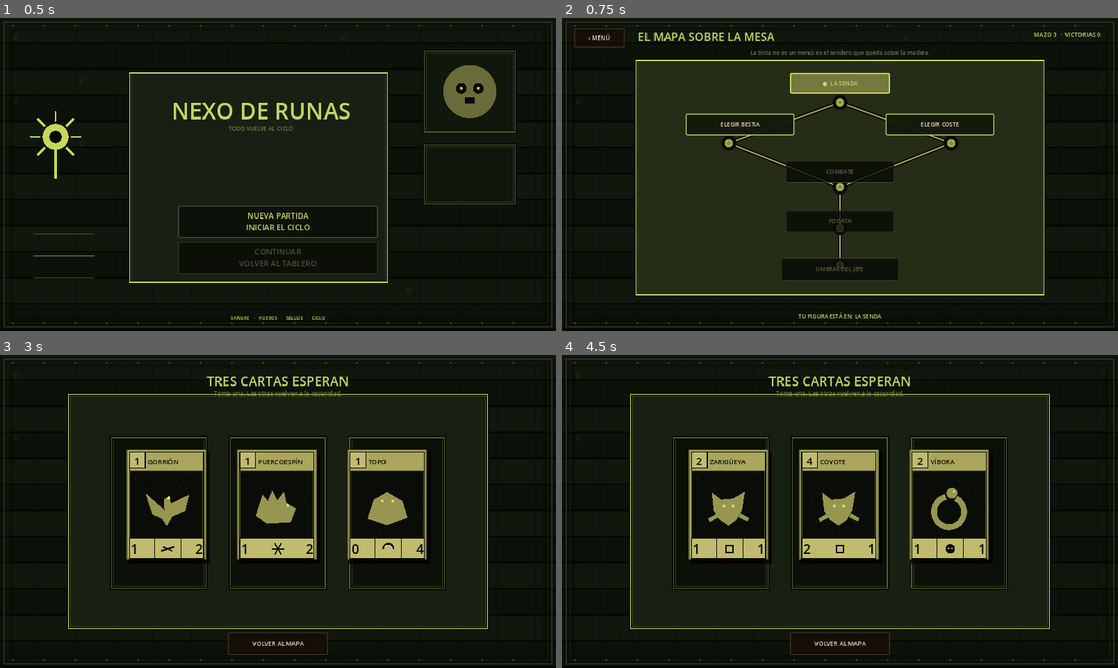
Above: before the commit, frames 1-4 (two rows, left to right).
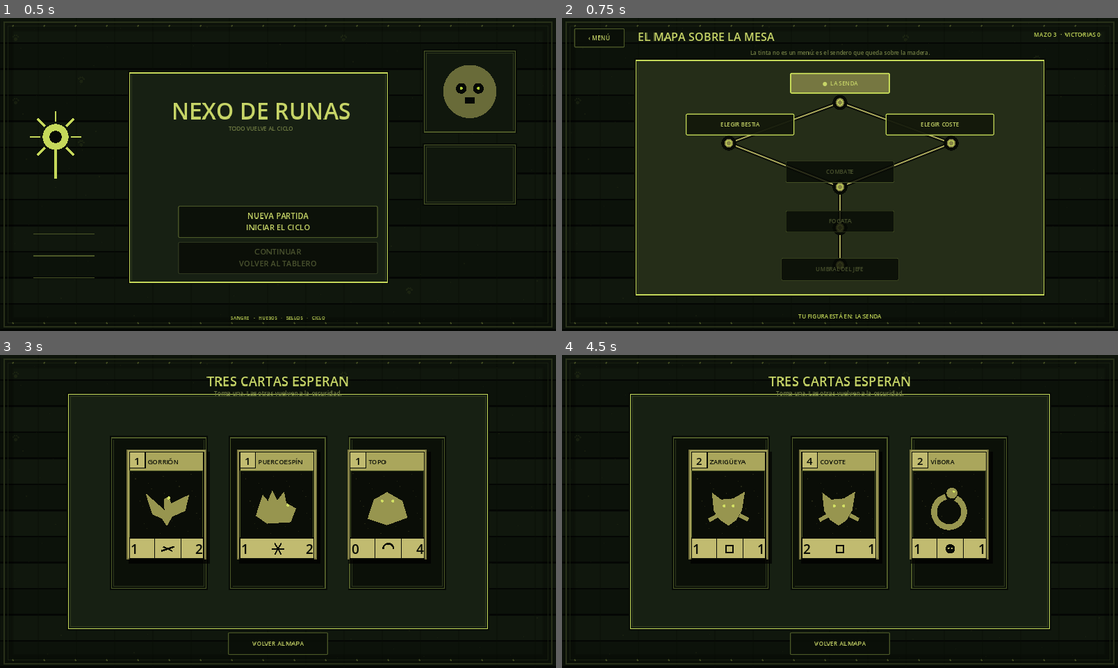
Above: after the commit, the same moments.

Repository: LoloscarPrr/Nexo-de-runas-v2
Game: Godot game, scene res://scenes/main.tscn
Two runs of this game, one before a commit and one after it. Both use one fixed random seed, a clock stepped at 60 frames per second and the inputs below.
Inputs:
- Up to frame 1 (0.5 s): no input
- Up to frame 2 (0.75 s): click "NUEVA PARTIDA INICIAR EL CICLO" at 0.5 s
- Up to frame 3 (3 s): click "‹ MENÚ" at 1.25 s; click "NUEVA PARTIDA INICIAR EL CICLO" at 2 s; click "ELEGIR BESTIA" at 2.75 s
- Up to frame 4 (4.5 s): click "VOLVER AL MAPA" at 3.5 s; click "ELEGIR COSTE" at 4.25 s

Frame 1 is identical in both runs. In frame 2, 0.2% of the frame differs, in the area x 2-72%, y 3-81%; in frame 3, 0.2%; in frame 4, 0.2%.

Commit message:
Unify launcher rewards and defeat with mockup palette

Diff:
--- a/scripts/ui/mockup_campaign_view.gd
+++ b/scripts/ui/mockup_campaign_view.gd
@@ -7,14 +7,14 @@
 const MockCardScript = preload("res://scripts/ui/battle_card.gd")
 const MockCatalogScript = preload("res://scripts/domain/card_catalog.gd")
 
-const M_INK := Color8(234, 220, 181)
-const M_MUTED := Color8(150, 132, 98)
-const M_AMBER := Color8(188, 126, 57)
-const M_BLOOD := Color8(132, 40, 33)
-const M_EDGE := Color8(75, 52, 29)
-const M_WOOD := Color8(42, 28, 17)
-const M_DANGER := Color8(151, 55, 45)
-const M_SUCCESS := Color8(118, 133, 80)
+const M_INK := Color8(199, 213, 103)
+const M_MUTED := Color8(113, 125, 67)
+const M_AMBER := Color8(198, 218, 88)
+const M_BLOOD := Color8(121, 43, 34)
+const M_EDGE := Color8(76, 89, 40)
+const M_WOOD := Color8(18, 25, 13)
+const M_DANGER := Color8(158, 69, 48)
+const M_SUCCESS := Color8(168, 187, 83)
 
 func open_launcher() -> void:
 	_clear_screen()
@@ -23,8 +23,8 @@
 	var vw := maxf(viewport_size.x, 1280.0)
 	var vh := maxf(viewport_size.y, 720.0)
 
-	_place(_label("LA CABAÑA", 40, M_INK, HORIZONTAL_ALIGNMENT_CENTER), Rect2(vw * 0.28, vh * 0.23, vw * 0.40, 58))
-	_place(_label("La mesa sigue donde la dejaste.", 14, M_MUTED, HORIZONTAL_ALIGNMENT_CENTER), Rect2(vw * 0.31, vh * 0.32, vw * 0.34, 30))
+	_place(_label("NEXO DE RUNAS", 40, M_INK, HORIZONTAL_ALIGNMENT_CENTER), Rect2(vw * 0.28, vh * 0.23, vw * 0.40, 58))
+	_place(_label("TODO VUELVE AL CICLO.", 14, M_MUTED, HORIZONTAL_ALIGNMENT_CENTER), Rect2(vw * 0.31, vh * 0.32, vw * 0.34, 30))
 
 	var button_w := minf(440.0, vw * 0.36)
 	var x := vw * 0.5 - button_w * 0.5
@@ -37,7 +37,7 @@
 	continue_button.pressed.connect(_continue_run)
 	_place(continue_button, Rect2(x, vh * 0.70, button_w, 62))
 
-	var leave := _small_button("ABANDONAR LA CABAÑA", int(button_w))
+	var leave := _small_button("SALIR DEL CICLO", int(button_w))
 	leave.pressed.connect(_exit_to_menu)
 	_place(leave, Rect2(x, vh * 0.81, button_w, 52))
 
@@ -97,11 +97,11 @@
 	button.focus_mode = Control.FOCUS_NONE
 	button.add_theme_font_size_override("font_size", 14)
 	button.add_theme_color_override("font_color", M_INK)
-	button.add_theme_color_override("font_hover_color", Color8(247, 229, 184))
+	button.add_theme_color_override("font_hover_color", Color8(222, 232, 125))
 	button.add_theme_color_override("font_pressed_color", Color8(247, 229, 184))
-	button.add_theme_color_override("font_disabled_color", Color8(101, 88, 67))
-	button.add_theme_stylebox_override("normal", _panel_style(Color(0.085, 0.057, 0.035, 0.88), M_EDGE, 2, 2))
-	button.add_theme_stylebox_override("hover", _panel_style(Color(0.16, 0.105, 0.055, 0.94), M_AMBER, 2, 2))
-	button.add_theme_stylebox_override("pressed", _panel_style(Color(0.20, 0.075, 0.052, 0.96), M_BLOOD, 3, 2))
-	button.add_theme_stylebox_override("disabled", _panel_style(Color(0.045, 0.032, 0.022, 0.72), Color8(54, 42, 31), 1, 2))
+	button.add_theme_color_override("font_disabled_color", Color8(73, 82, 45))
+	button.add_theme_stylebox_override("normal", _panel_style(Color(0.040, 0.058, 0.030, 0.92), M_EDGE, 2, 2))
+	button.add_theme_stylebox_override("hover", _panel_style(Color(0.075, 0.10, 0.040, 0.96), M_AMBER, 2, 2))
+	button.add_theme_stylebox_override("pressed", _panel_style(Color(0.15, 0.065, 0.040, 0.97), M_BLOOD, 3, 2))
+	button.add_theme_stylebox_override("disabled", _panel_style(Color(0.025, 0.037, 0.020, 0.78), Color8(45, 54, 30), 1, 2))
 	return button
